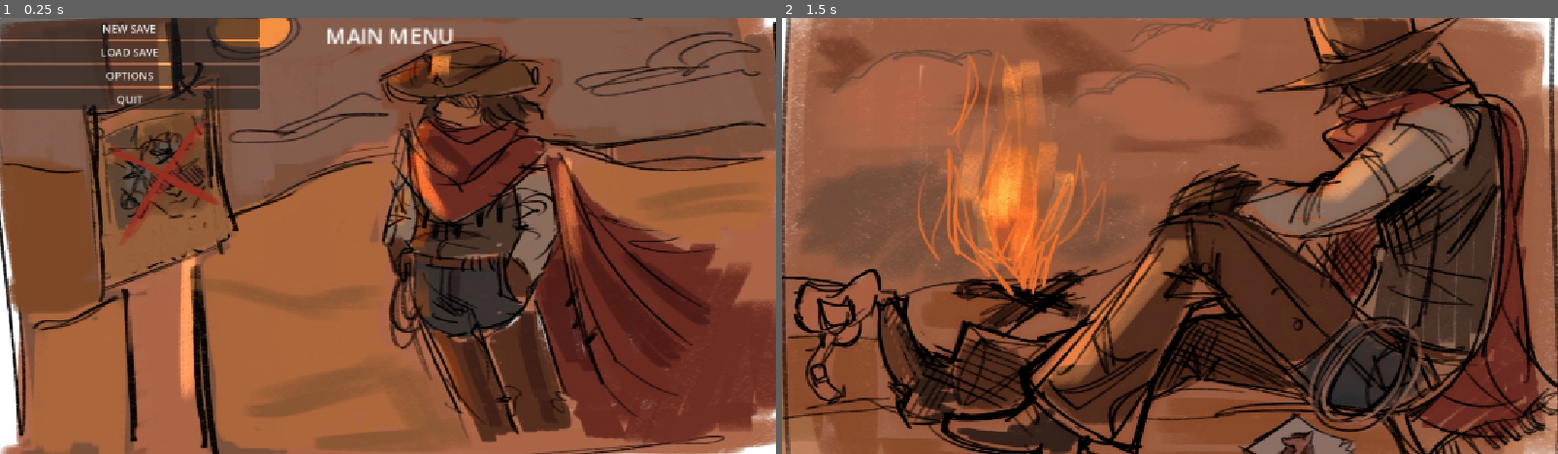
Above: before the commit, frames 1-2 (left to right).
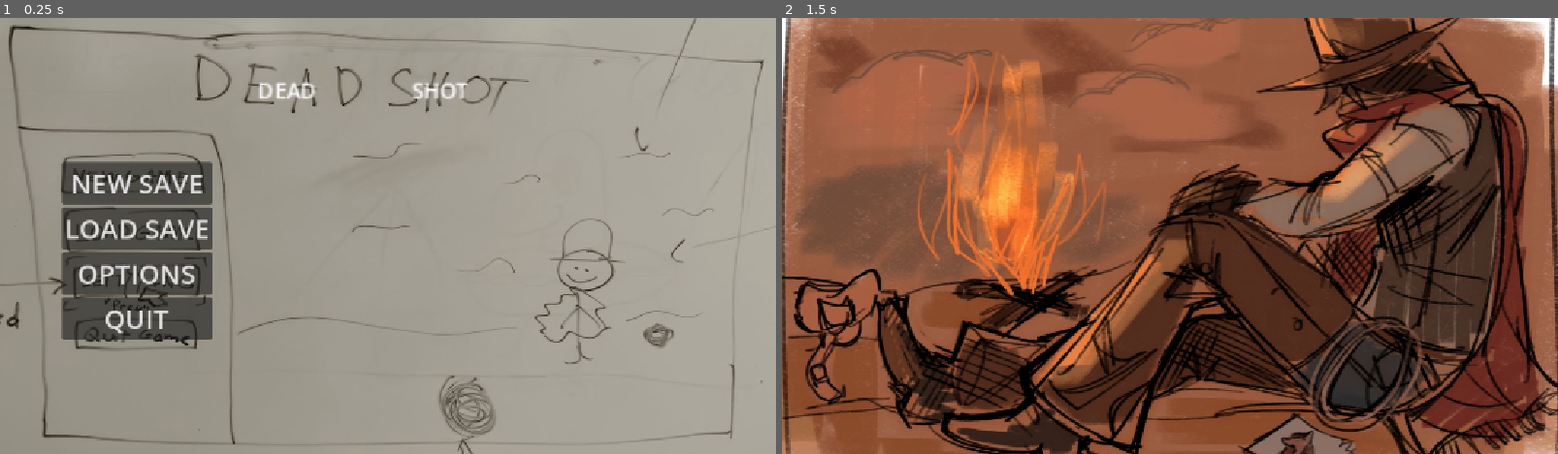
Above: after the commit, the same moments.

Repository: gmuGADIG/DEADSHOT
Game: Godot game, scene res://menu/main_menu/main_menu.tscn
Same seed, same stepped clock (60 frames per second), same inputs: the game is played once before the commit and once after it.
Inputs (mouse positions are in pixels of both pictures, inside the frame that each line leads up to):
- Up to frame 1 (0.25 s): no input
- Up to frame 2 (1.5 s): tap Enter at 0.5 s; move the mouse to (1340, 214) at 0.52 s; press the mouse at (1340, 214) at 0.53 s; hold D (move_right) 0.53-1.25 s; release the mouse at (1340, 214) at 1.25 s; click "NEW SAVE" at 1.25 s

The runs differ from the first frame. In frame 1, 99% of the frame differs, in the area x 0-100%, y 0-100%; in frame 2, nothing differs.

Commit message:
temp art

Diff:
--- a/menu/main_menu/main_menu.tscn
+++ b/menu/main_menu/main_menu.tscn
@@ -1,7 +1,7 @@
 [gd_scene load_steps=5 format=3 uid="uid://by8y1gjlttw6g"]
 
 [ext_resource type="Script" uid="uid://cg6umb86w26xh" path="res://menu/main_menu/main_menu.gd" id="1_winya"]
-[ext_resource type="Texture2D" uid="uid://boauxw7dvftyt" path="res://temp_art/rough_drafts/cutscene/cutscene4.png" id="2_e5xhn"]
+[ext_resource type="Texture2D" uid="uid://dcavwcmbdms3e" path="res://temp_art/rough_drafts/main_menu.png" id="2_e5xhn"]
 
 [sub_resource type="SystemFont" id="SystemFont_qs6vt"]
 
@@ -18,38 +18,41 @@
 theme = SubResource("Theme_7r8i1")
 script = ExtResource("1_winya")
 
-[node name="Background" type="TextureRect" parent="."]
-layout_mode = 1
-anchors_preset = 15
-anchor_right = 1.0
-anchor_bottom = 1.0
-grow_horizontal = 2
-grow_vertical = 2
+[node name="MainMenu" type="Sprite2D" parent="."]
+position = Vector2(576.25, 325.25)
+scale = Vector2(1.0109171, 0.89862067)
 texture = ExtResource("2_e5xhn")
 
 [node name="VBoxContainer" type="VBoxContainer" parent="."]
 layout_mode = 1
 anchors_preset = 9
 anchor_bottom = 1.0
-offset_right = 385.0
+offset_left = 92.0
+offset_top = 214.0
+offset_right = 315.0
+offset_bottom = -170.0
 grow_vertical = 2
 
 [node name="NewSaveButton" type="Button" parent="VBoxContainer"]
 layout_mode = 2
+theme_override_font_sizes/font_size = 40
 text = "NEW SAVE
 "
 
 [node name="LoadSaveButton" type="Button" parent="VBoxContainer"]
 layout_mode = 2
+theme_override_font_sizes/font_size = 40
 text = "LOAD SAVE
 "
 
 [node name="OptionsButton" type="Button" parent="VBoxContainer"]
 layout_mode = 2
+theme_override_font_sizes/font_size = 40
 text = "OPTIONS"
 
 [node name="QuitButton" type="Button" parent="VBoxContainer"]
 layout_mode = 2
+theme_override_font_sizes/font_size = 40
 text = "QUIT"
 
 [node name="Title" type="Label" parent="."]
@@ -57,13 +60,13 @@
 anchors_preset = 5
 anchor_left = 0.5
 anchor_right = 0.5
-offset_left = -93.0
-offset_top = 3.0
-offset_right = 3.0
-offset_bottom = 26.0
+offset_left = -194.0
+offset_top = 84.0
+offset_right = -37.0
+offset_bottom = 107.0
 grow_horizontal = 2
 scale = Vector2(2, 2)
-text = "MAIN MENU"
+text = "DEAD                 SHOT"
 horizontal_alignment = 1
 vertical_alignment = 1
 
Binary file added: temp_art/rough_drafts/main_menu.png
Not shown, added: temp_art/rough_drafts/main_menu.png.import
